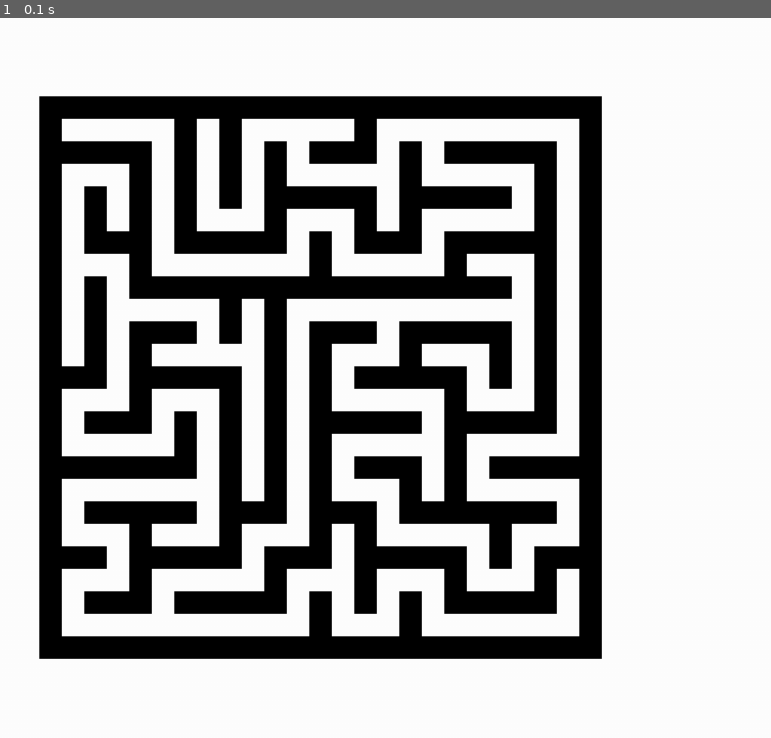
Above: before the commit, frame 1.
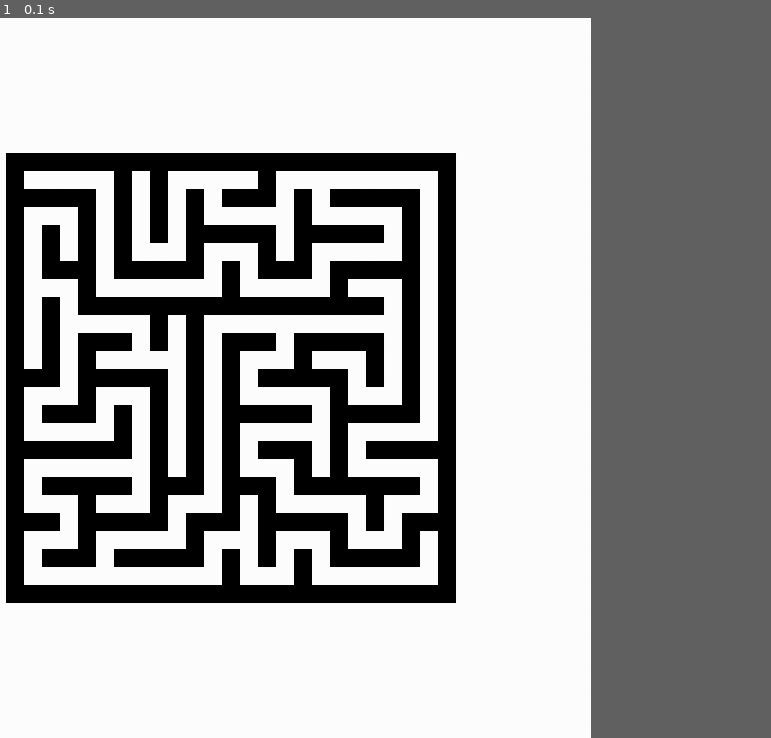
Above: after the commit, the same moment.

Repository: Casserole97/NEA
Game: pygame game, started from MAZE_PYGAME_PROTOTYPE.py
Two runs of this game, one before a commit and one after it. Both use one fixed random seed, a clock stepped at 60 frames per second and the inputs below.
Inputs:
- Up to frame 1 (0.1 s): no input
In our replay, the window is 900x720 before the commit and 720x720 after it. These sizes can differ from the game's own. Grey fills any space a smaller window leaves; there, only what the larger window draws over its background counts as a difference.

The runs differ from the first frame. In frame 1, 33% of the frame differs, in the area x 0-79%, y 10-90%.

Commit message:
Deleted file, Updated Grid class and DrawMaze method to be more modular, Added comments.

Diff:
--- a/MAZE_PYGAME_PROTOTYPE.py
+++ b/MAZE_PYGAME_PROTOTYPE.py
@@ -12,7 +12,7 @@
 # 4              | 4
 
 # Declaring variables
-MAX_WIDTH = 1000
+MAX_WIDTH = 800
 MAX_HEIGHT = 800
 
 # Creating surface to draw on
@@ -21,7 +21,8 @@
 pygame.display.set_caption("test")
 
 # Basic class that acts as a coordinate on a map.
-# Only needed for other classes to inherit from.
+# Only needed for other classes to inherit from, will never be placed
+# on the grid.
 class Tile():
     def __init__(self, row, col):
         self.row = row
@@ -62,11 +63,18 @@
 # The grid class is basically a two dimensional array with special methods.
 # Each space will hold either a wall, a cell, or a passage.
 class Grid():
-    def __init__(self, vertical_cells, horizontal_cells):
-        self.MAX_ROW = vertical_cells*2+1
-        self.MAX_COL = horizontal_cells*2+1
+    def __init__(self, vertical_cells, horizontal_cells, tile_pixels):
+        # Maximum vertical and horizontal tiles in the maze.
+        self.MAX_VER_TILES = vertical_cells*2+1
+        self.MAX_HOR_TILES = horizontal_cells*2+1
+        # The lengths of the sides of a tile square in pixels.
+        self.tile_pixels = tile_pixels
+        # Total vertical and horizontal pixels used for the surface on which
+        # the maze will be drawn.
+        self.total_ver_pixels = self.MAX_VER_TILES*tile_pixels
+        self.total_hor_pixels = self.MAX_HOR_TILES*tile_pixels
         # Initialize a blank grid of walls and cells.
-        self.grid = [[self.__GenerateCellorWall(row, col) for col in range(0, self.MAX_COL)] for row in range(0, self.MAX_ROW)]
+        self.grid = [[self.__GenerateCellorWall(row, col) for col in range(0, self.MAX_HOR_TILES)] for row in range(0, self.MAX_VER_TILES)]
 
     # Method used in the init of the grid.
     def __GenerateCellorWall(self, row, col):
@@ -85,27 +93,26 @@
                 else:
                     print('  ', end='')
 
-    # Displays the maze in a graphical form.
-    def DrawMaze(self, tile_size):
-        pixels = (cells*2+1)*tile_size
-        maze_surf = pygame.Surface((pixels, pixels))
+    # A maze is drawn on a new surface which is then returned.
+    def DrawMaze(self):
+        maze_surf = pygame.Surface((self.total_hor_pixels, self.total_ver_pixels))
         maze_surf.fill(pygame.Color("white"))
         count1 = 0
         count2 = 0
         for row in self.grid:
             for tile in row:
                 if tile.type == "WALL":
-                    pygame.draw.rect(maze_surf, pygame.Color("black"), pygame.Rect(count1, count2, tile_size, tile_size))
-                count1 += tile_size
+                    pygame.draw.rect(maze_surf, pygame.Color("black"), pygame.Rect(count1, count2, self.tile_pixels, self.tile_pixels))
+                count1 += self.tile_pixels
             count1 = 0
-            count2 += tile_size
-        DisplaySurface.blit(maze_surf, ((MAX_WIDTH-pixels)//2, (MAX_HEIGHT-pixels)//2))
+            count2 += self.tile_pixels
+        return maze_surf
 
     # Return the tile on that row and column.
-    def Tile(self, row, col):
+    def GetTile(self, row, col):
         return self.grid[row][col]
 
-    # Returns a list of adjacent unvisited neighbours of a cell.
+    # Returns a list of unvisited neighbours of a cell.
     def GetUnvisitedNeighbours(self, cell):
         unvisited_neighbours = []
         row, col = cell.GetPos()
@@ -114,23 +121,23 @@
         S = 2
         W = -2
         try:
-            if not self.Tile(row+N, col).IsVisited():
-                unvisited_neighbours.append(self.Tile(row+N, col))
+            if not self.GetTile(row+N, col).IsVisited():
+                unvisited_neighbours.append(self.GetTile(row+N, col))
         except:
             pass
         try:
-            if not self.Tile(row, col+E).IsVisited():
-                unvisited_neighbours.append(self.Tile(row, col+E))
+            if not self.GetTile(row, col+E).IsVisited():
+                unvisited_neighbours.append(self.GetTile(row, col+E))
         except:
             pass
         try:
-            if not self.Tile(row+S, col).IsVisited():
-                unvisited_neighbours.append(self.Tile(row+S, col))
+            if not self.GetTile(row+S, col).IsVisited():
+                unvisited_neighbours.append(self.GetTile(row+S, col))
         except:
             pass
         try:
-            if not self.Tile(row, col+W).IsVisited():
-                unvisited_neighbours.append(self.Tile(row, col+W))
+            if not self.GetTile(row, col+W).IsVisited():
+                unvisited_neighbours.append(self.GetTile(row, col+W))
         except:
             pass
         return unvisited_neighbours
@@ -154,17 +161,20 @@
                 self.CarvePassage(cell, next_cell)
             self.RecursiveBacktracker(next_cell, loop_chance)
 
-cells = 12
-maze1 = Grid(cells, cells)
-maze1.RecursiveBacktracker(maze1.Tile(1, 1), 0.0)
-maze1.DrawMaze(25)
+# Created a maze object, invoked recursive backtracker, drew the maze, blitted it, and flipped the display.
+maze1 = Grid(12, 12, 20)
+maze1.RecursiveBacktracker(maze1.GetTile(1, 1), 0.0)
+maze_surface = maze1.DrawMaze()
+DisplaySurface.blit(maze_surface, ((MAX_WIDTH-maze1.total_hor_pixels)//2, ((MAX_HEIGHT-maze1.total_ver_pixels)//2)))
+pygame.display.flip()
 
+# Created a clock object.
 clock = pygame.time.Clock()
-pygame.display.flip()
 
 # Game loop
 running = True
 while running:
+    # If ESC is pressed or the window is closed, the process quits.
     for event in pygame.event.get():
         if event.type == pygame.KEYDOWN:
             if event.key == pygame.K_ESCAPE:
@@ -172,6 +182,7 @@
         if event.type == pygame.QUIT:
             running = False
 
-    # clock.tick(60)
+    # Makes the game run at 60 FPS.
+    clock.tick(60)
 
 pygame.quit()
--- a/MAZE_PYGAME_PROTOTYPE_NEW_COORDS_SYSTEM.py
+++ /dev/null
@@ -1,180 +0,0 @@
-import pygame
-from random import choice, random
-pygame.init()
-
-# REMEMBER THE DIFFERENCE BETWEEN CARTESIAN AND ROW/COLUMN
-#  X 0 1 2 3 4   |  C 0 1 2 3 4
-# Y              | R
-# 0              | 0
-# 1              | 1
-# 2              | 2
-# 3              | 3
-# 4              | 4
-
-#Declaring variables
-MAX_WIDTH = 1000
-MAX_HEIGHT = 800
-
-#Creating surface to draw on
-DisplaySurface = pygame.display.set_mode((MAX_WIDTH, MAX_HEIGHT))
-DisplaySurface.fill(pygame.Color("white"))
-pygame.display.set_caption("test")
-
-#Basic class that acts as a coordinate on a map.
-#Only needed for other classes to inherit from.
-class Tile():
-    def __init__(self, row, y):
-        self.row = row
-        self.y = y
-
-    #Return row and y.
-    def GetPos(self):
-        return self.row, self.y
-
-#A tile that cannot be walked through.
-class Wall(Tile):
-    def __init__(self, row, y):
-        super().__init__(row, y)
-        self.type = "WALL"
-
-#A tile that can be walked through. It acts as the nodes of a graph.
-class Cell(Tile):
-    def __init__(self, row, y):
-        super().__init__(row, y)
-        self.type = "CELL"
-        self.visited = False
-
-    #Return a boolean.
-    def IsVisited(self):
-        return self.visited
-
-    #Change the visited status.
-    def Visit(self):
-        self.visited = True
-
-#The passage class is used to indiciate a connection between cells, acts as
-#the edges of a graph.
-class Passage(Tile):
-    def __init__(self, row, y):
-        super().__init__(row, y)
-        self.type = "PASSAGE"
-
-#The grid class is basically a two dimensional array with special methods.
-#Each space will hold either a wall, a cell, or a passage.
-class Maze():
-    def __init__(self, horizontal_cells, vertical_cells, tile_size):
-        self.MAX_HOR_TILES = horizontal_cells*2+1
-        self.MAX_VER_TILES = vertical_cells*2+1
-        self.tile_size = tile_size
-        self.total_hor_pixels = (horizontal_cells*2+1)*tile_size
-        self.total_ver_pixels = (vertical_cells*2+1)*tile_size
-        #Initialize a blank grid of walls and cells.
-        self.grid = [[self.__GenerateCellorWall(x, y) for x in range(0, self.MAX_HOR_TILES)] for y in range(0, self.MAX_VER_TILES)]
-
-    #Method used in the init of the grid.
-    def __GenerateCellorWall(self, x, y):
-        if x % 2 != 0 and y % 2 != 0:
-            return Cell(x, y)
-        else:
-            return Wall(x, y)
-
-    #Displays the maze in a textual form.
-    def DisplayMaze(self):
-        for x in self.grid:
-            print()
-            for tile in x:
-                if tile.type == "WALL":
-                    print('H ', end='')
-                else:
-                    print('  ', end='')
-
-    #Returns the surface on which the maze is graphically drawn.
-    def DrawMaze(self):
-        maze_surf = pygame.Surface((self.total_hor_pixels, self.total_ver_pixels))
-        maze_surf.fill(pygame.Color("white"))
-        count1 = 0
-        count2 = 0
-        for x in self.grid:
-            for tile in x:
-                if tile.type == "WALL":
-                    pygame.draw.rect(maze_surf, pygame.Color("black"), pygame.Rect(count1, count2, self.tile_size, self.tile_size))
-                count1 += self.tile_size
-            count1 = 0
-            count2 += self.tile_size
-        return maze_surf
-
-    #Return the tile on that x and y.
-    def GetTile(self, x, y):
-        return self.grid[x][y]
-
-    #Returns a list of adjacent unvisited neighbours of a cell.
-    def GetUnvisitedNeighbours(self, cell):
-        unvisited_neighbours = []
-        x, y = cell.GetPos()
-        N = -2
-        E = 2
-        S = 2
-        W = -2
-        try:
-            if not self.GetTile(x+N, y).IsVisited():
-                unvisited_neighbours.append(self.GetTile(x+N, y))
-        except:
-            pass
-        try:
-            if not self.GetTile(x, y+E).IsVisited():
-                unvisited_neighbours.append(self.GetTile(x, y+E))
-        except:
-            pass
-        try:
-            if not self.GetTile(x+S, y).IsVisited():
-                unvisited_neighbours.append(self.GetTile(x+S, y))
-        except:
-            pass
-        try:
-            if not self.GetTile(x, y+W).IsVisited():
-                unvisited_neighbours.append(self.GetTile(x, y+W))
-        except:
-            pass
-        return unvisited_neighbours
-
-    #Changes the wall between two cells to a passage.
-    def CarvePassage(self, cell1, cell2):
-        x = (cell1.x + cell2.x) // 2
-        y = (cell1.y + cell2.y) // 2
-        self.grid[x][y] = Passage(x, y)
-
-    #Recursive backtracker algorithm.
-    def RecursiveBacktracker(self, cell, loop_chance):
-        neighbours = self.GetUnvisitedNeighbours(cell)
-        cell.Visit()
-        while len(neighbours) != 0:
-            next_cell = choice(neighbours)
-            neighbours.remove(next_cell)
-            if not next_cell.IsVisited():
-                self.CarvePassage(cell, next_cell)
-            elif random() < loop_chance:
-                self.CarvePassage(cell, next_cell)
-            self.RecursiveBacktracker(next_cell, loop_chance)
-
-maze1 = Maze(5, 10, 15)
-# maze1.RecursiveBacktracker(maze1.GetTile(1, 1), 0.0)
-# Maze = maze1.DrawMaze()
-# DisplaySurface.blit(Maze, ((MAX_WIDTH-maze1.total_hor_pixels)//2, (MAX_HEIGHT-maze1.total_ver_pixels)//2))
-maze1.DisplayMaze()
-
-clock = pygame.time.Clock()
-pygame.display.flip()
-
-#Game loop
-# running = True
-# while running:
-#     for event in pygame.event.get():
-#         if event.type == pygame.KEYDOWN:
-#             if event.key == pygame.K_ESCAPE:
-#                 running = False
-#         if event.type == pygame.QUIT:
-#             running = False
-
-#     clock.tick(60)
-
-pygame.quit()
